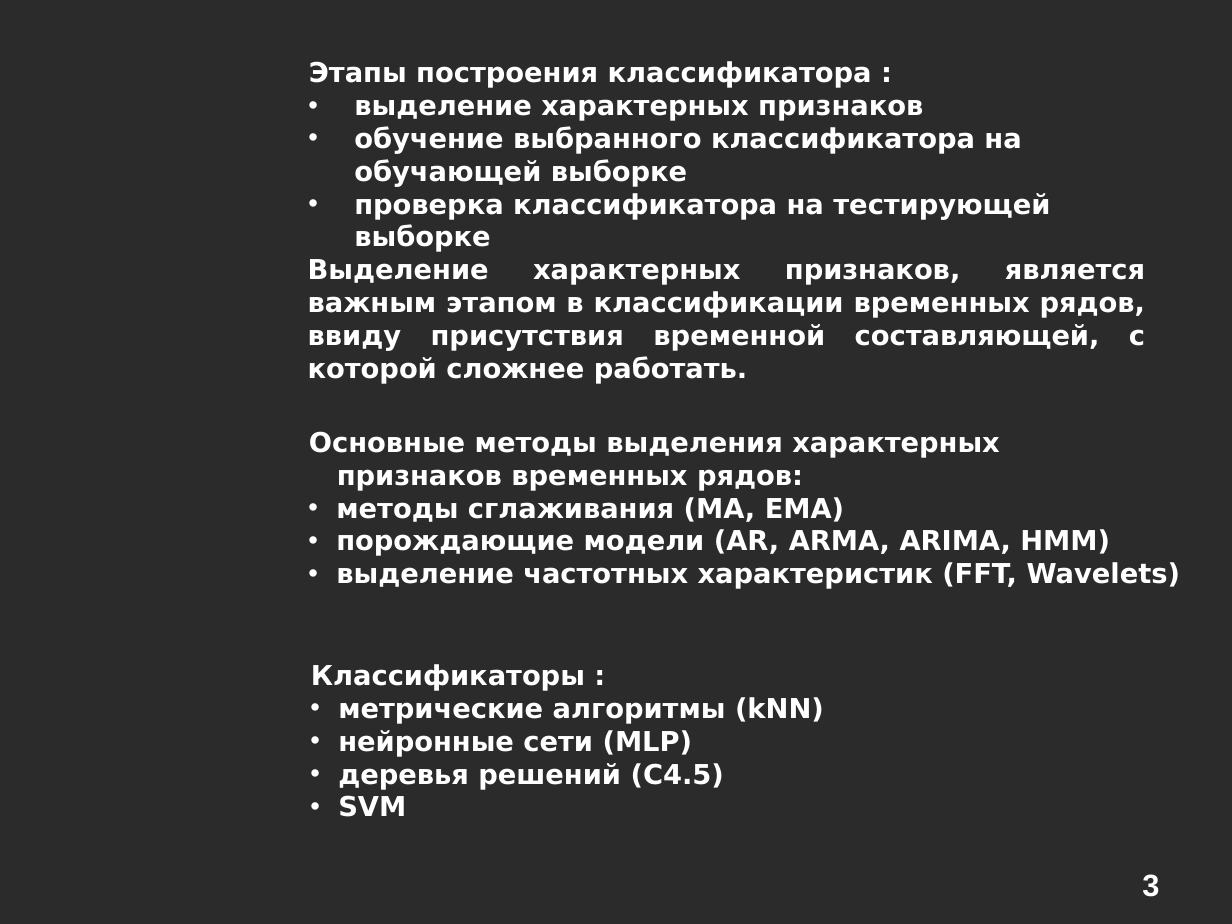
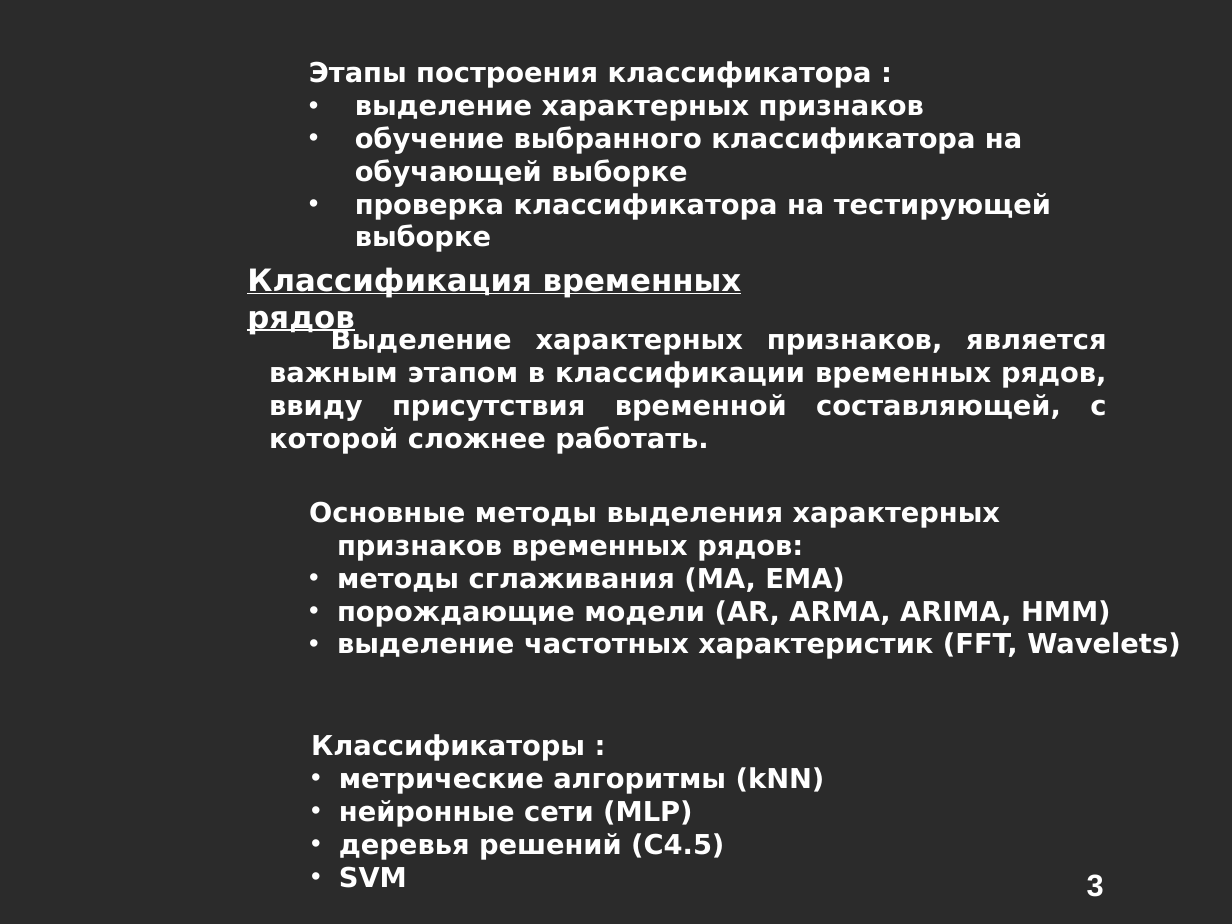
Before and after one commit to alexeyche/alexeyche-junk, a slide deck: slide 3 of cns/doc/conf.ppt. Drawn at 1232x924 pixels with LibreOffice and Linux fonts; fonts in the diff are those of the drawing; background and template pictures are left out; a plain dark background stands for a picture behind light text. Boxes give left, top, right and bottom in pixels: in the first picture for what was removed or moved away, otherwise in the second. Text is boxed around its words. In the diff, an @@ line names an element or a change of style, - is before the commit and + after.

```diff
--- a/cns/doc/conf.ppt
+++ b/cns/doc/conf.ppt
@@ text added at [247,267,742,335], 18 pt, text #FFFFFF, bold, underline @@
+Классификация временных рядов
@@ text "Выделение характерных признаков, является важным ...": place and size @@
-text "Выделение характерных признаков, является важным ..." at [308,259,1146,384]
+text "Выделение характерных признаков, является важным ..." at [269,329,1107,454]
@@ text "Основные методы выделения характерных признаков ...": place and size @@
-text "Основные методы выделения характерных признаков ..." at [309,431,1181,589]
+text "Основные методы выделения характерных признаков ..." at [309,501,1181,659]
@@ text at [337,567,1181,659]: indent changed @@
@@ text "Классификаторы :": place and size @@
-text "Классификаторы :" at [311,664,824,817]
+text "Классификаторы :" at [311,734,825,888]
@@ text at [339,767,825,888]: indent changed @@
@@ page number: place and size @@
-page number at [1142,874,1159,897]
+page number at [1087,874,1104,897]
```
Also in this commit, not shown: 12 other slides changed, 5 slides added, 2 slides removed.
